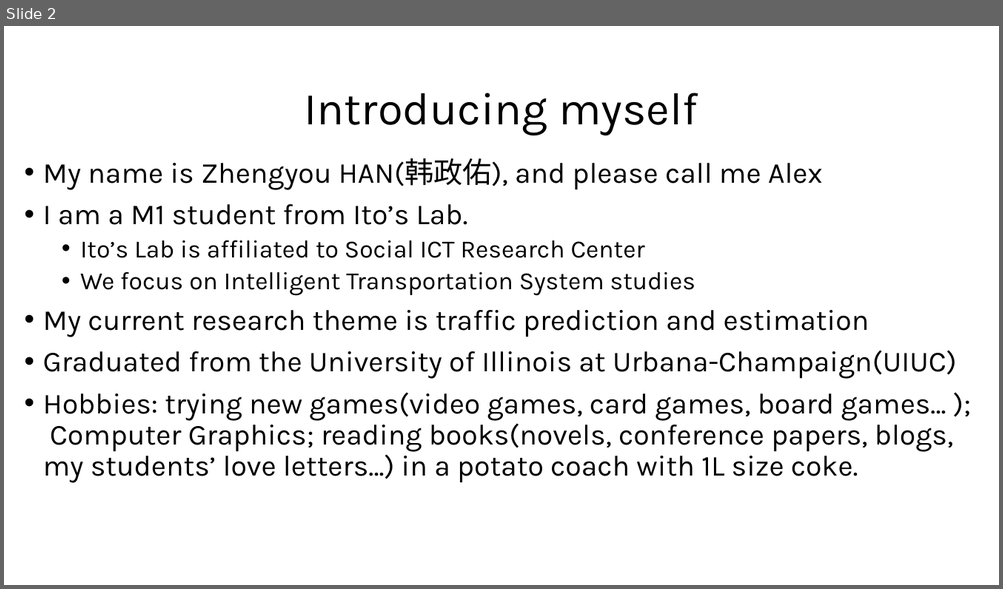
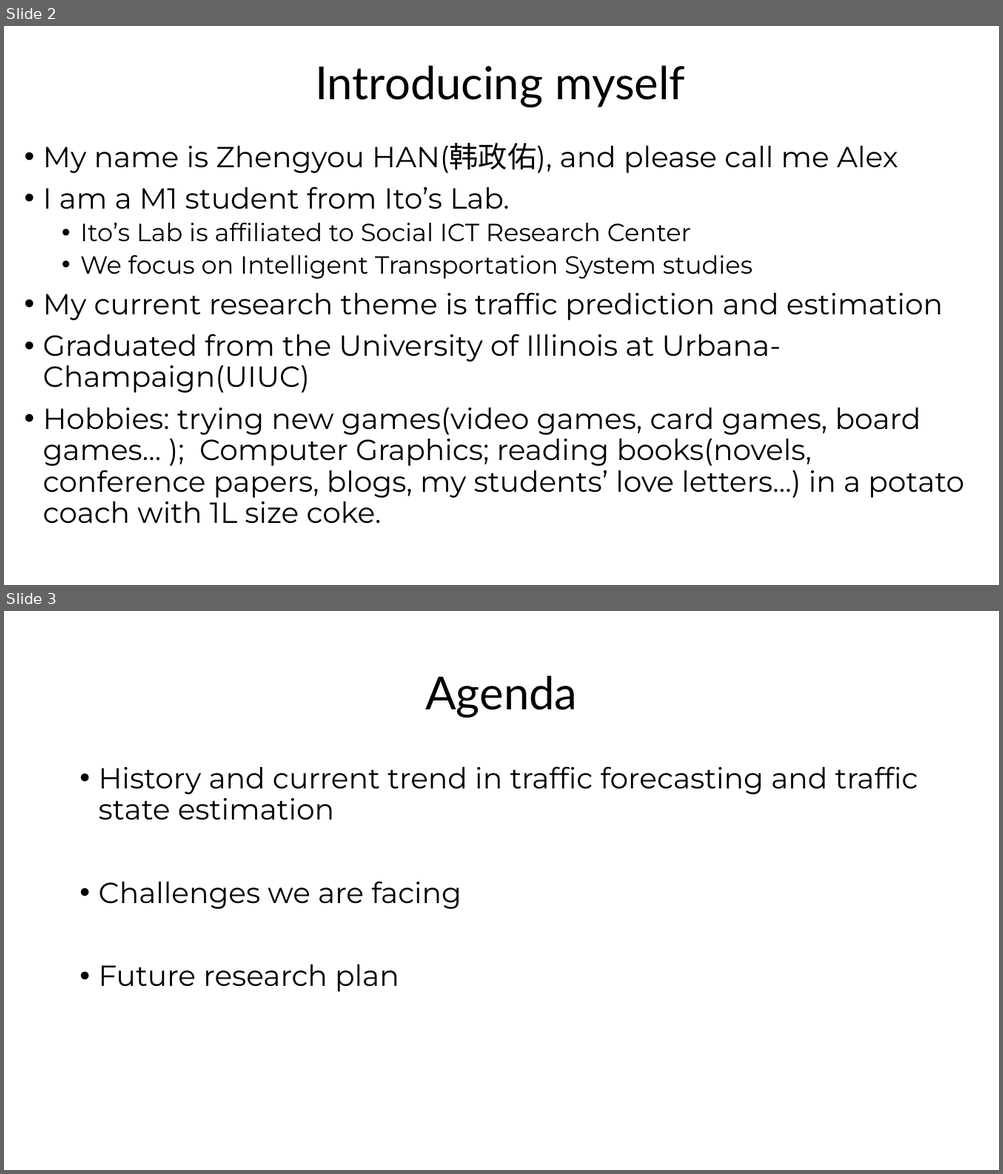
Before and after one commit to zhengyouhan/TransInfos24, a slide deck: Rinko_Drafts/A Brief Survey on Deep Learning in.pptx. Shown one above the other, each under a label of ours: slide 2 before the commit, slides 2 and 3 after it. The pictures are 1003x589 and 1003x1174 pixels, drawn with LibreOffice and Linux fonts; fonts in the diff are those of the drawing. Boxes give left, top, right and bottom in pixels: in the first picture for what was removed or moved away, otherwise in the second. Text is boxed around its words. In the diff, an @@ line names an element or a change of style, - is before the commit and + after.

```diff
--- a/Rinko_Drafts/A Brief Survey on Deep Learning in.pptx
+++ b/Rinko_Drafts/A Brief Survey on Deep Learning in.pptx
@@ slide 3 added at bbox=[4, 611, 999, 1170], background #FFFFFF @@
@@ title added at bbox=[425, 675, 577, 718], 44 pt, text #000000 @@
+Agenda
@@ text added at bbox=[99, 766, 918, 992], 28 pt, text #000000 @@
+• History and current trend in traffic forecasting and traffic state estimation
+• Challenges we are facing
+• Future research plan
@@ slide 2 changed as well @@
@@ title "Introducing myself": place and size @@
-title "Introducing myself" at bbox=[304, 93, 697, 136]
+title "Introducing myself" at bbox=[315, 65, 685, 107]
@@ title "Introducing myself" at bbox=[315, 65, 685, 107]: font Karla to Lato @@
@@ text "My name is Zhengyou HAN(韩政佑), ...": place and size @@
-text "My name is Zhengyou HAN(韩政佑), ..." at bbox=[43, 158, 956, 483]
+text "My name is Zhengyou HAN(韩政佑), ..." at bbox=[43, 143, 964, 524]
@@ text "My name is Zhengyou HAN(韩政佑), ..." at bbox=[43, 143, 964, 524]: font Karla to Montserrat @@
```
Also in this commit, not shown: 2 other slides changed, 2 other slides added, 1 slide removed.
